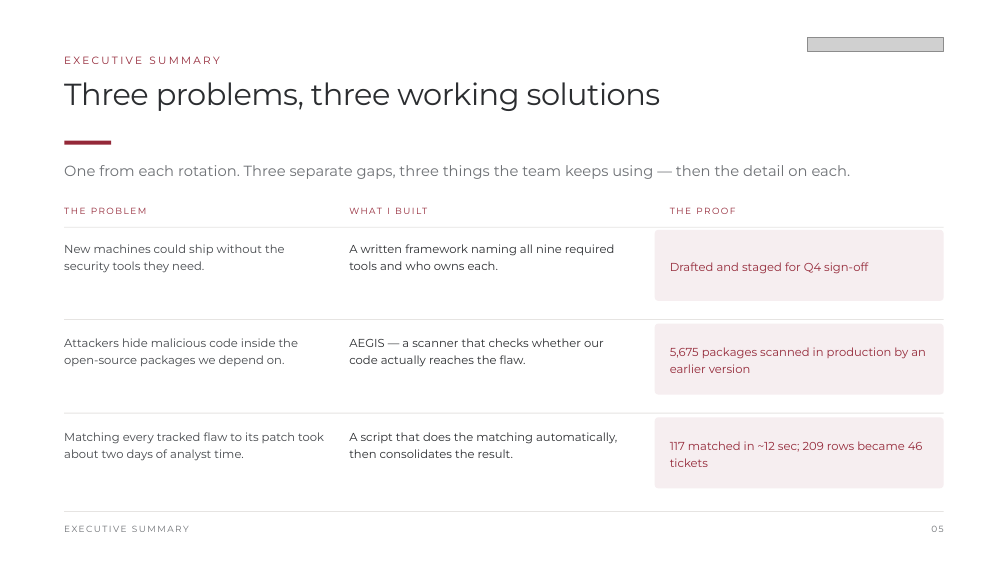
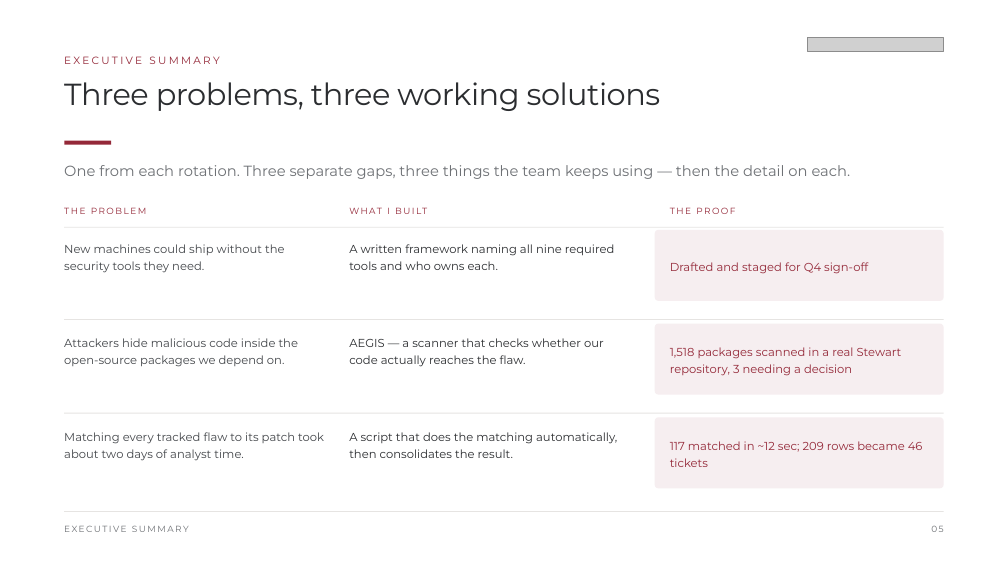
Before and after one commit to Jairmald/ai, a slide deck: slide 5 of out/Internship_Exit_Presentation_Stewart.pptx. Drawn at 1008x567 pixels with LibreOffice and Linux fonts; fonts in the diff are those of the drawing; grey boxes stand for pictures. Boxes give left, top, right and bottom in pixels: in the first picture for what was removed or moved away, otherwise in the second. Text is boxed around its words. In the diff, an @@ line names an element or a change of style, - is before the commit and + after.

```diff
--- a/out/Internship_Exit_Presentation_Stewart.pptx
+++ b/out/Internship_Exit_Presentation_Stewart.pptx
@@ text at (670,347,902,376): text changed @@
-5,675 packages scanned in production by an earlier version
+1,518 packages scanned in a real Stewart repository, 3 needing a decision
```
Also in this commit, not shown: 4 other slides changed, 6 other files.
